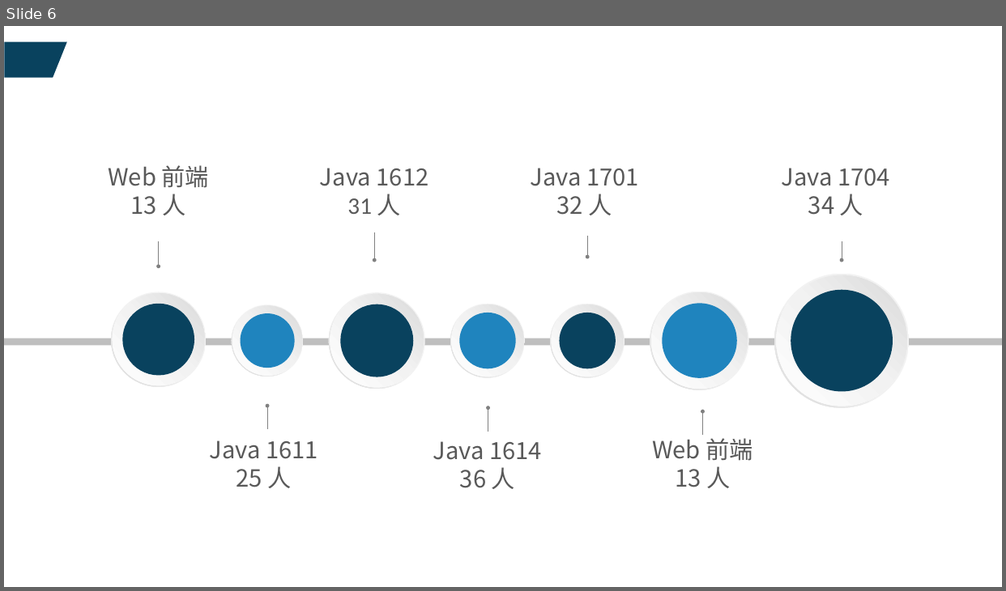
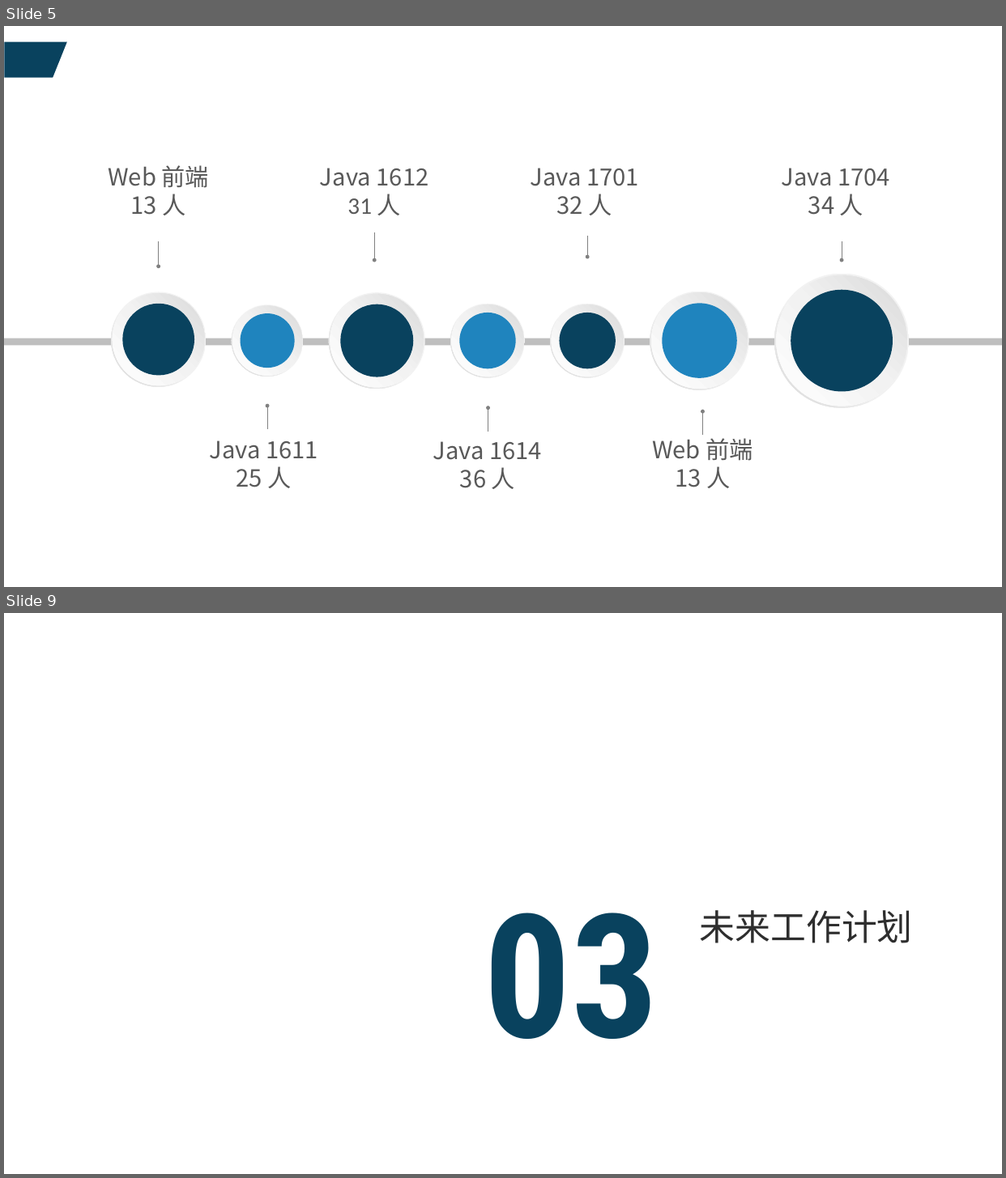
Before and after one commit to Ovaphlow/ovaphlow-config.files, a slide deck: 王绪楠.pptx. Shown one above the other, each under a label of ours: slide 6 before the commit, slides 5 and 9 after it; the slides between them are not shown. The pictures are 1006x591 and 1006x1178 pixels, drawn with LibreOffice and Linux fonts; fonts in the diff are those of the drawing; background and template pictures are left out. Boxes give left, top, right and bottom in pixels: in the first picture for what was removed or moved away, otherwise in the second. Text is boxed around its words. In the diff, an @@ line names an element or a change of style, - is before the commit and + after.

```diff
--- a/王绪楠.pptx
+++ b/王绪楠.pptx
@@ slide 9 added at (x1=4, y1=613, x2=1002, y2=1174), background picture (left out) @@
@@ text added at (x1=484, y1=913, x2=658, y2=1039), 175.1 pt, text #09425E, bold @@
+03
@@ text added at (x1=700, y1=910, x2=913, y2=943), 36 pt, text #2E2E2E @@
+未来工作计划
@@ what was slide 6 is now slide 5 @@
```
Also in this commit, not shown: 3 slides changed, 4 other slides added, 2 slides removed, 1 other file.
